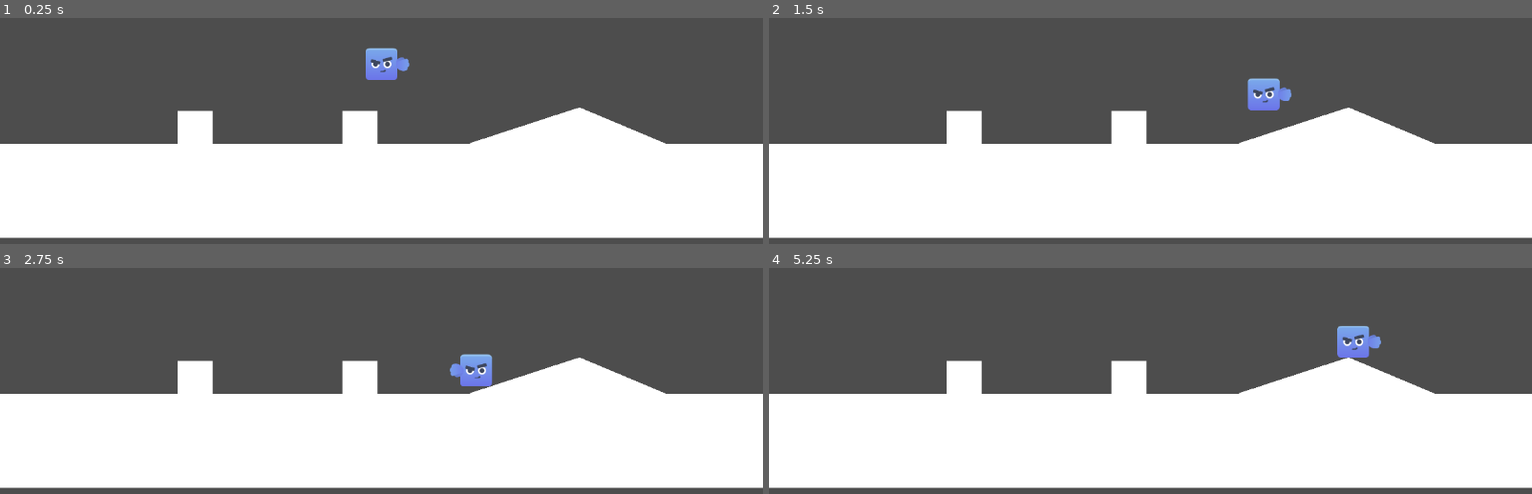
Above: before the commit, frames 1-4 (two rows, left to right).
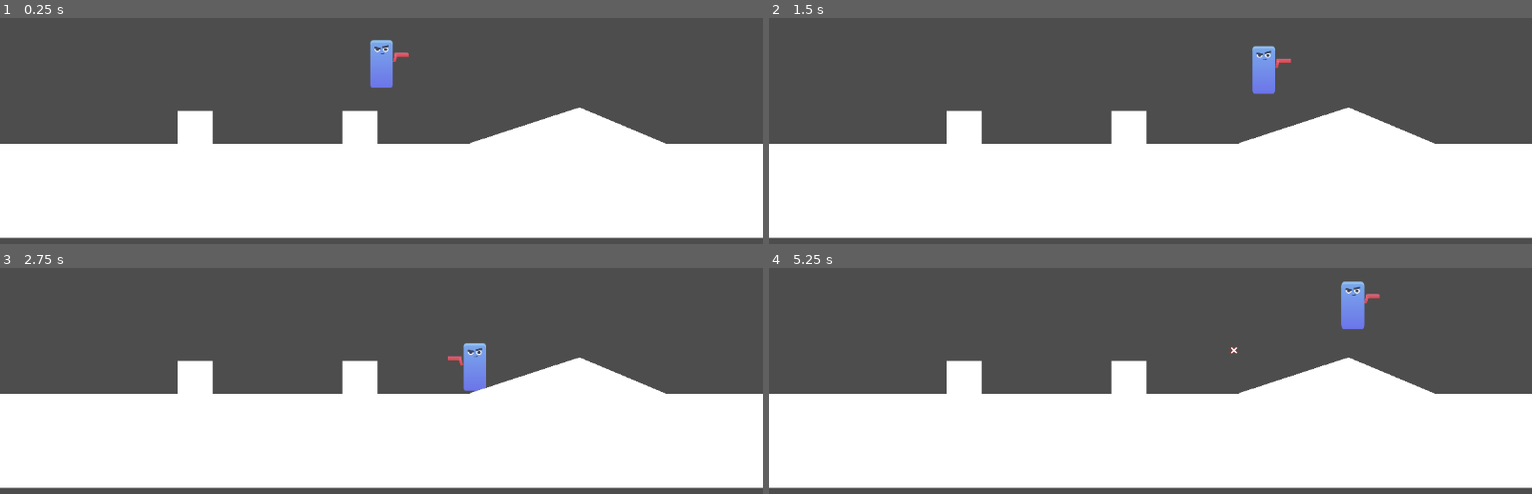
Above: after the commit, the same moments.

Repository: UnusualTitan711x/Gunslinger
Game: Godot game, scene res://scenes/test_level.tscn
Two runs of this game, one before a commit and one after it. Both use one fixed random seed, a clock stepped at 60 frames per second and the inputs below.
Inputs:
- Up to frame 1 (0.25 s): no input
- Up to frame 2 (1.5 s): tap Enter at 0.5 s; hold D (move_right) from 0.53 s (still down); tap S (crouch) at 0.6 s; tap Space (jump) at 0.77, 1.07 s; tap W (look_up) at 0.8, 1.35 s
- Up to frame 3 (2.75 s): tap Space (jump) at 1.52, 1.55, 1.82, 2.1 s; release D (move_right) at 2.03 s; hold A (move_left) from 2.03 s (still down); tap S (crouch) at 2.3 s
- Up to frame 4 (5.25 s): release A (move_left) at 2.78 s; hold D (move_right) 2.78-4.28 s; tap S (crouch) at 2.85, 4.55, 5.1 s; tap Space (jump) at 3.02, 3.32, 3.77, 3.8, 4.07, 4.52, 4.82 s; tap W (look_up) at 3.05, 3.6 s; hold A (move_left) 4.28-5.03 s; tap J (shoot) at 4.35 s; hold D (move_right) from 5.03 s (still down)

The runs differ from the first frame. In frame 1, 0.6% of the frame differs, in the area x 47-54%, y 9-31%; in frame 2, 1.1%; in frame 3, 0.6%; in frame 4, 1.3%, in the area x 60-81%, y 5-40%.

Commit message:
shoots in normal directions

Diff:
--- a/scenes/player.gd
+++ b/scenes/player.gd
@@ -1,15 +1,22 @@
 extends CharacterBody2D
 
 const SPEED = 300.0
-const JUMP_VELOCITY = -400.0
+const JUMP_VELOCITY = 500.0
 
 @onready var right_marker: Marker2D = $RightMarker
 @onready var left_marker: Marker2D = $LeftMarker
 @onready var up_marker: Marker2D = $UpMarker
 @onready var down_marker: Marker2D = $DownMarker
-@onready var gun: Sprite2D = $Gun
+@onready var right_down_marker: Marker2D = $RightDownMarker
+@onready var left_down_marker: Marker2D = $LeftDownMarker
+
+@onready var character_sprite: Sprite2D = $Character
+@onready var character_collider: CollisionShape2D = $CollisionShape2D
+
+@onready var gun: Node2D = $Gun
 
 var bullet = preload("res://scenes/projectile.tscn")
+var facing_direction = 1
 
 func _ready() -> void:
 	# Set the gun at the right position on start
@@ -17,18 +24,30 @@
 
 func _process(delta: float) -> void:
 	# Input
-	var direction := Input.get_axis("move_left", "move_right")
-	var look := Input.get_axis("crouch", "look_up")
+	var direction := Input.get_vector("move_left", "move_right", "crouch", "look_up")
 
-	# Set the gun to face up, down, left or right
-	if direction > 0:
-		gun.global_transform = right_marker.global_transform
-	elif direction < 0:
-		gun.global_transform = left_marker.global_transform
-	elif look > 0:
+	# Get proper facing directions
+	if direction.x > 0:
+		facing_direction = 1
+	elif direction.x < 0:
+		facing_direction = -1
+
+	# Set the gun to face properly depening on input directions
+	if direction.y > 0:
 		gun.global_transform = up_marker.global_transform
-	elif look < 0:
-		gun.global_transform = down_marker.global_transform
+	elif direction.y < 0:
+		if is_on_floor():
+			if facing_direction > 0:
+				gun.global_transform = right_down_marker.global_transform
+			elif facing_direction < 0:
+				gun.global_transform = left_down_marker.global_transform
+		else:
+			gun.global_transform = down_marker.global_transform
+	elif direction.y == 0:
+		if facing_direction > 0:
+			gun.global_transform = right_marker.global_transform
+		elif facing_direction < 0:
+			gun.global_transform = left_marker.global_transform
 
 	# Shoot when shoot button is pressed
 	if Input.is_action_just_pressed("shoot"):
@@ -42,7 +61,7 @@
 
 	# Handle jump.
 	if Input.is_action_just_pressed("jump") and is_on_floor():
-		velocity.y = JUMP_VELOCITY
+		velocity.y = -JUMP_VELOCITY
 
 	# Get the input direction (-1, 0, 1)
 	var direction := Input.get_axis("move_left", "move_right")
--- a/scenes/player.tscn
+++ b/scenes/player.tscn
@@ -3,10 +3,11 @@
 [ext_resource type="Script" uid="uid://fa4epfoxwax8" path="res://scenes/player.gd" id="1_3vyb7"]
 [ext_resource type="Texture2D" uid="uid://cxm8rapbhxvp0" path="res://assets/Characters/blue_body_square.png" id="2_g2els"]
 [ext_resource type="Texture2D" uid="uid://cky0w5bnhyo8j" path="res://assets/Characters/face_e.png" id="3_dqkch"]
-[ext_resource type="Texture2D" uid="uid://cdlxodjo3rwfd" path="res://assets/Characters/blue_hand_closed.png" id="4_dqkch"]
+[ext_resource type="Texture2D" uid="uid://cqiyrsbwm1cxc" path="res://assets/Characters/red_body_square.png" id="4_dqkch"]
 
-[sub_resource type="CircleShape2D" id="CircleShape2D_u8vuu"]
-radius = 40.0125
+[sub_resource type="CapsuleShape2D" id="CapsuleShape2D_qhqgy"]
+radius = 30.0
+height = 120.0
 
 [node name="Player" type="CharacterBody2D"]
 collision_mask = 3
@@ -14,30 +15,51 @@
 
 [node name="Character" type="Sprite2D" parent="."]
 position = Vector2(0, 9.53674e-07)
+scale = Vector2(0.725, 1.5)
 texture = ExtResource("2_g2els")
 metadata/_edit_lock_ = true
 
-[node name="Face" type="Sprite2D" parent="Character"]
+[node name="Face" type="Sprite2D" parent="."]
+position = Vector2(0, -37)
+scale = Vector2(0.690909, 0.6)
 texture = ExtResource("3_dqkch")
 
 [node name="CollisionShape2D" type="CollisionShape2D" parent="."]
-shape = SubResource("CircleShape2D_u8vuu")
+shape = SubResource("CapsuleShape2D_qhqgy")
+metadata/_edit_lock_ = true
 
 [node name="RightMarker" type="Marker2D" parent="."]
-position = Vector2(53, 0)
+position = Vector2(41.0001, -17)
+
+[node name="LeftMarker" type="Marker2D" parent="."]
+position = Vector2(-42, -16)
+scale = Vector2(-1, 1)
+
+[node name="RightDownMarker" type="Marker2D" parent="."]
+position = Vector2(41.0001, 21.0001)
+
+[node name="LeftDownMarker" type="Marker2D" parent="."]
+position = Vector2(-42, 22.0001)
+scale = Vector2(-1, 1)
+
+[node name="UpMarker" type="Marker2D" parent="."]
+position = Vector2(0, -63)
+rotation = -1.57079
+
+[node name="DownMarker" type="Marker2D" parent="."]
+position = Vector2(0, 65)
 rotation = 1.57079
 
-[node name="LeftMarker" type="Marker2D" parent="."]
-position = Vector2(-49, 0)
-rotation = -1.57079
+[node name="Gun" type="Node2D" parent="."]
+position = Vector2(48, -3)
 
-[node name="UpMarker" type="Marker2D" parent="."]
-position = Vector2(0, -50)
+[node name="Sprite2D" type="Sprite2D" parent="Gun"]
+position = Vector2(9, -6)
+scale = Vector2(0.45, 0.125)
+texture = ExtResource("4_dqkch")
 
-[node name="DownMarker" type="Marker2D" parent="."]
-position = Vector2(0, 41)
-rotation = -3.14159
-
-[node name="Gun" type="Sprite2D" parent="."]
-position = Vector2(53, 0)
+[node name="Sprite2D2" type="Sprite2D" parent="Gun"]
+position = Vector2(-7, 3)
+rotation = 0.230933
+scale = Vector2(0.0875, 0.225481)
 texture = ExtResource("4_dqkch")
--- a/scripts/projectile.gd
+++ b/scripts/projectile.gd
@@ -11,7 +11,7 @@
 
 func _process(delta: float) -> void:
 	# Travel
-	position += Vector2(0, -speed * delta).rotated(dir)
+	position += Vector2(speed * delta, 0).rotated(dir)
 
 	distance_covered += speed * delta
 
